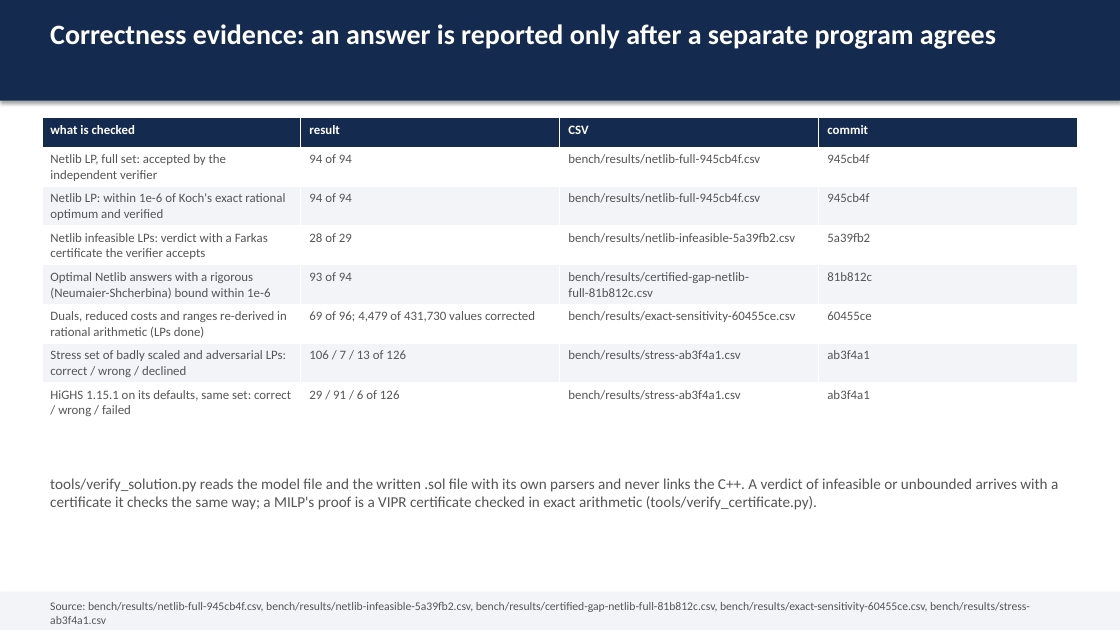
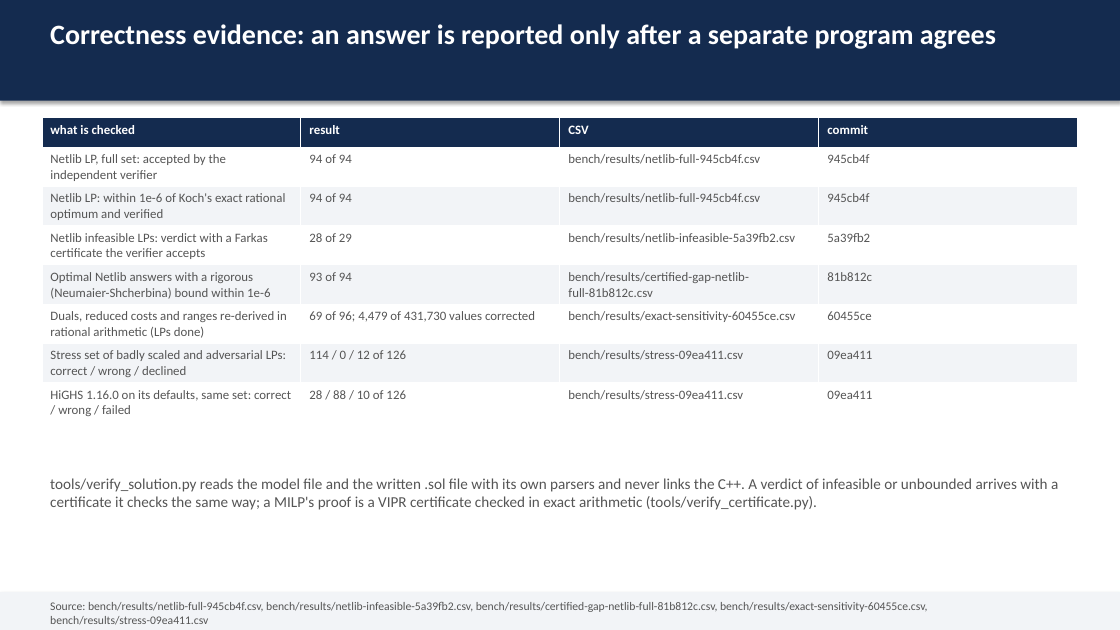
Before and after one commit to thegoodengineers/SANKHYA, a slide deck: slide 4 of docs/SANKHYA-deck.pptx. Drawn at 1120x630 pixels with LibreOffice and Linux fonts; fonts in the diff are those of the drawing. Boxes give left, top, right and bottom in pixels: in the first picture for what was removed or moved away, otherwise in the second. Text is boxed around its words. In the diff, an @@ line names an element or a change of style, - is before the commit and + after.

Commit message:
bench(stress): the stress set on main at 09ea411, 114 of 126 correct and none wrong (#1223)
The stress set on `main` at `09ea411`, the commit of #1216, in one job with all five solvers (bench run 43072695642, GitHub-hosted 4 vCPU runner, 60 s, one thread each).

SANKHYA: 114 correct, 12 no verdict, 0 wrong. At `ab3f4a1` it was 106 / 13 / 7; the last run before the regression, `stress-d32b3847.csv`, was 111 / 15 / 0.

Against `stress-ab3f4a1.csv`, nine SANKHYA rows differ:

- `scaled_etamacro`, `scaled_ship04l`, `scaled_ship04s`, `scaled_ship08l`, `scaled_ship08s`, `scaled_ship12l`, `scaled_ship12s`: `optimal` and wrong to `optimal` and correct, each within 1e-9 relative of the known optimum.
- `scaled_pilot.ja`: `time_limit` to `optimal`, correct.
- `scaled_pilot.we`: `time_limit` to `numerical_error`; no verdict in either.

The 12 without a verdict: `scaled_80bau3b`, `scaled_bnl2`, `scaled_d2q06c`, `scaled_degen3`, `scaled_dfl001`, `scaled_greenbeb`, `scaled_perold`, `scaled_pilot`, `scaled_pilot87`, `scaled_stair` at the time limit, `scaled_pilot.we` `numerical_error`, `scaled_maros-r7` killed. Three of them (`scaled_degen3`, `scaled_greenbeb`, `scaled_maros-r7`) and `scaled_pilot.we` were correct in `stress-d32b3847.csv` and are still not back.

The other solvers by verdict in this CSV: HiGHS 1.16.0 28 correct, 88 wrong, 10 no verdict; SCIP 10.0.2 27 / 70 / 29; Clp 1.17.9 59 / 67 / 0; GLPK 5.0 45 / 81 / 0. The runner installs HiGHS from pip, and it is 1.16.0 here where the `ab3f4a1` run had 1.15.1.

In the diff: the CSV, and what reads it, regenerated: the README scoreboard (stress row 106 of 126 to 114 of 126, head-to-head stress row), `docs/BENCHMARKS.md` sections 4e and 5b, `docs/REPORT.md`, `.pdf` and the deck (7 wrong to 0). No generator changed.

```diff
--- a/docs/SANKHYA-deck.pptx
+++ b/docs/SANKHYA-deck.pptx
@@ table at bbox=[42, 118, 1077, 420] @@
-row 7: Stress set of badly scaled and adversarial LPs: correct / wrong / declined | 106 / 7 / 13 of 126 | bench/results/stress-ab3f4a1.csv | ab3f4a1
+row 7: Stress set of badly scaled and adversarial LPs: correct / wrong / declined | 114 / 0 / 12 of 126 | bench/results/stress-09ea411.csv | 09ea411
-row 8: HiGHS 1.15.1 on its defaults, same set: correct / wrong / failed | 29 / 91 / 6 of 126 | bench/results/stress-ab3f4a1.csv | ab3f4a1
+row 8: HiGHS 1.16.0 on its defaults, same set: correct / wrong / failed | 28 / 88 / 10 of 126 | bench/results/stress-09ea411.csv | 09ea411
@@ text at bbox=[50, 602, 927, 625]: text changed @@
-Source: bench/results/netlib-full-945cb4f.csv, bench/results/netlib-infeasible-5a39fb2.csv, bench/results/certified-gap-netlib-full-81b812c.csv, bench/results/exact-sensitivity-60455ce.csv, bench/results/stress-ab3f4a1.csv
+Source: bench/results/netlib-full-945cb4f.csv, bench/results/netlib-infeasible-5a39fb2.csv, bench/results/certified-gap-netlib-full-81b812c.csv, bench/results/exact-sensitivity-60455ce.csv, bench/results/stress-09ea411.csv
```
Also in this commit, not shown: 1 other slide changed, 5 other files.
